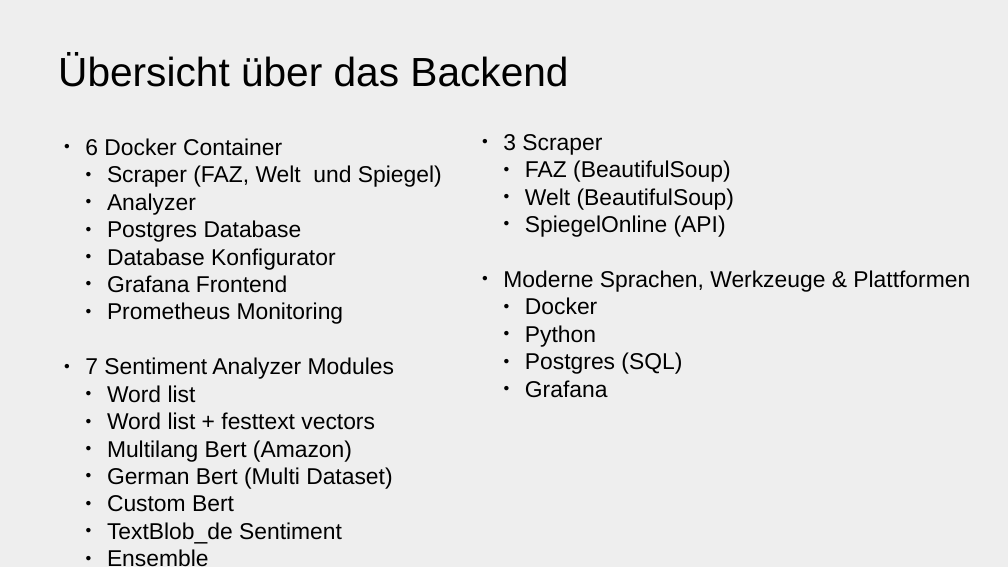
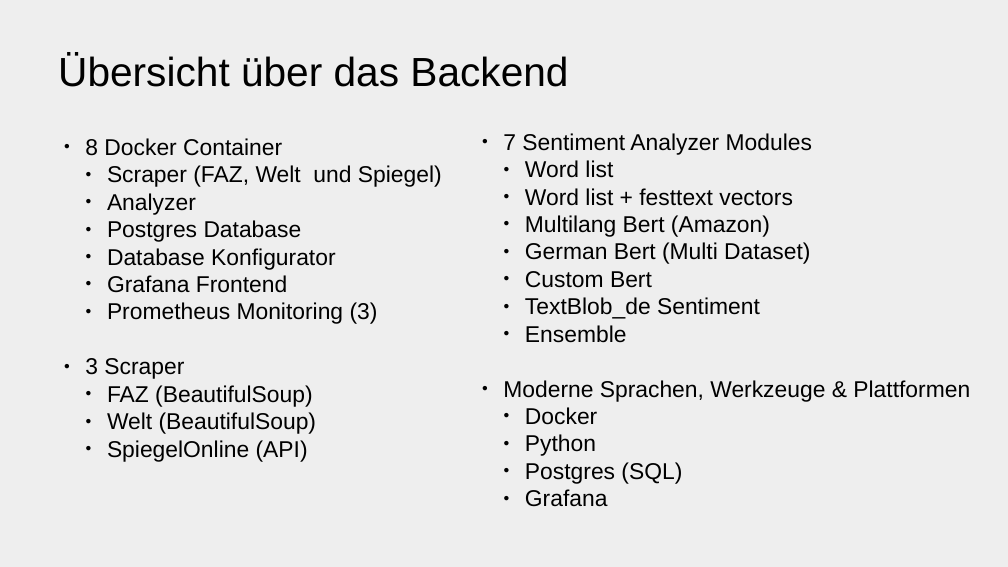
Before and after one commit to hebecked/OpinionAnalyzer, a slide deck: slide 6 of doc/OpinionAnalyzerPresentation.odp. Drawn at 1008x567 pixels with LibreOffice and Linux fonts; fonts in the diff are those of the drawing. Boxes give left, top, right and bottom in pixels: in the first picture for what was removed or moved away, otherwise in the second. Text is boxed around its words. In the diff, an @@ line names an element or a change of style, - is before the commit and + after.

Commit message:
Modified presentation.

```diff
--- a/doc/OpinionAnalyzerPresentation.odp
+++ b/doc/OpinionAnalyzerPresentation.odp
@@ text at <box>85,138,282,156</box>: text changed @@
-● 6 Docker Container
+● 8 Docker Container
@@ text at <box>503,133,812,343</box>: text changed @@
-● 3 Scraper
-  ● FAZ (BeautifulSoup)
-  ● Welt (BeautifulSoup)
-  ● SpiegelOnline (API)
+● 7 Sentiment Analyzer Modules
+  ● Word list
+  ● Word list + festtext vectors
+  ● Multilang Bert (Amazon)
+  ● German Bert (Multi Dataset)
+  ● Custom Bert
+  ● TextBlob_de Sentiment
+  ● Ensemble
@@ text at <box>85,302,378,462</box>: text changed @@
-  ● Prometheus Monitoring
-● 7 Sentiment Analyzer Modules
-  ● Word list
-  ● Word list + festtext vectors
-  ● Multilang Bert (Amazon)
-  ● German Bert (Multi Dataset)
-  ● Custom Bert
-  ● TextBlob_de Sentiment
-  ● Ensemble
+  ● Prometheus Monitoring (3)
+● 3 Scraper
+  ● FAZ (BeautifulSoup)
+  ● Welt (BeautifulSoup)
+  ● SpiegelOnline (API)
```
Also in this commit, not shown: 2 other slides changed.
